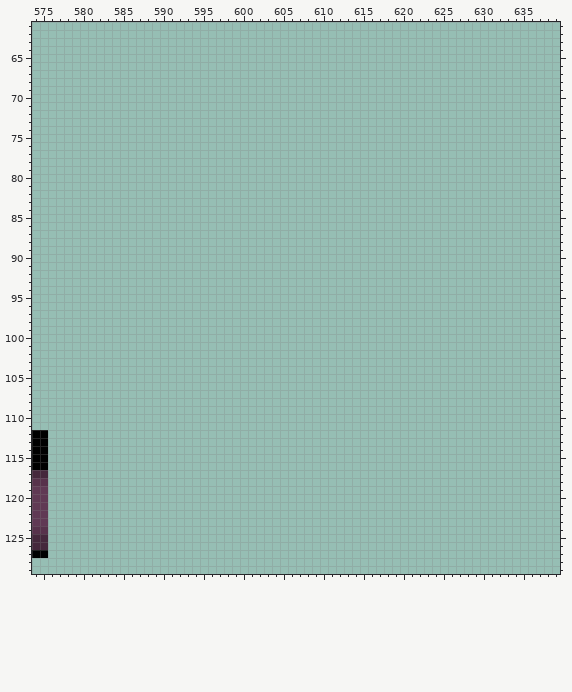
Two states of a pixel-art file, Aseprite/tiles.aseprite. This is how it looked before the edit.
640x640 pixels, 1 frame. Colours within 5 levels of each other are drawn and written as one. Shown: x 574..639, y 61..129. The commit also changed other parts of the picture, which this record leaves out.
After the commit:
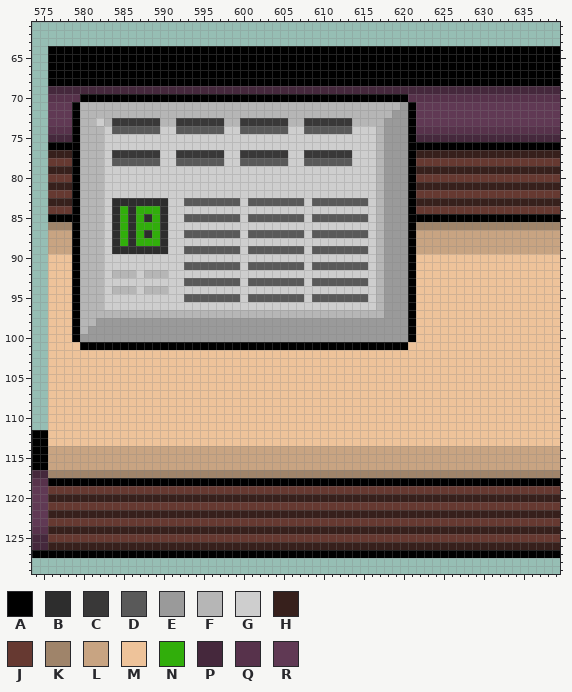
Palette (. is transparent): A #000000  B #2d2d2d  C #393838  D #595959  E #9a9a9a  F #b6b6b6  G #cecece  H #37201c  J #663931  K #9f846a  L #c8a482  M #eec39a  N #31ae0b  P #45283c  Q #57324b  R #603954
From old to new:
Changed rows in their new state; - is an unchanged pixel.
Layer "tiles":
first column x 576:
 64 AAAAAAAAAAAAAAAAAAAAAAAAAAAAAAAAAAAAAAAAAAAAAAAAAAAAAAAAAAAAAAAA
 65 AAAAAAAAAAAAAAAAAAAAAAAAAAAAAAAAAAAAAAAAAAAAAAAAAAAAAAAAAAAAAAAA
 66 AAAAAAAAAAAAAAAAAAAAAAAAAAAAAAAAAAAAAAAAAAAAAAAAAAAAAAAAAAAAAAAA
 67 AAAAAAAAAAAAAAAAAAAAAAAAAAAAAAAAAAAAAAAAAAAAAAAAAAAAAAAAAAAAAAAA
 68 AAAAAAAAAAAAAAAAAAAAAAAAAAAAAAAAAAAAAAAAAAAAAAAAAAAAAAAAAAAAAAAA
 69 PPPPPPPPPPPPPPPPPPPPPPPPPPPPPPPPPPPPPPPPPPPPPPPPPPPPPPPPPPPPPPPP
 70 QQQQAAAAAAAAAAAAAAAAAAAAAAAAAAAAAAAAAAAAAAAAAQQQQQQQQQQQQQQQQQQQ
 71 RRRAFFFFFFFFFFFFFFFFFFFFFFFFFFFFFFFFFFFFFFFFEARRRRRRRRRRRRRRRRRR
 72 RRRAFFFFFFFFFFFFFFFFFFFFFFFFFFFFFFFFFFFFFFFEEARRRRRRRRRRRRRRRRRR
 73 RRRAFFGFCCCCCCFFCCCCCCFFCCCCCCFFCCCCCCFFFFEEEARRRRRRRRRRRRRRRRRR
 74 QQQAFFFGDDDDDDGGDDDDDDGGDDDDDDGGDDDDDDGGGFEEEAQQQQQQQQQQQQQQQQQQ
 75 PPPAFFFGGGGGGGGGGGGGGGGGGGGGGGGGGGGGGGGGGFEEEAPPPPPPPPPPPPPPPPPP
 76 AAAAFFFGGGGGGGGGGGGGGGGGGGGGGGGGGGGGGGGGGFEEEAAAAAAAAAAAAAAAAAAA
 77 HHHAFFFGCCCCCCGGCCCCCCGGCCCCCCGGCCCCCCGGGFEEEAHHHHHHHHHHHHHHHHHH
 78 JJJAFFFGDDDDDDGGDDDDDDGGDDDDDDGGDDDDDDGGGFEEEAJJJJJJJJJJJJJJJJJJ
 79 HHHAFFFGGGGGGGGGGGGGGGGGGGGGGGGGGGGGGGGGGFEEEAHHHHHHHHHHHHHHHHHH
 80 JJJAFFFGGGGGGGGGGGGGGGGGGGGGGGGGGGGGGGGGGFEEEAJJJJJJJJJJJJJJJJJJ
 81 HHHAFFFGGGGGGGGGGGGGGGGGGGGGGGGGGGGGGGGGGFEEEAHHHHHHHHHHHHHHHHHH
 82 JJJAFFFGGGGGGGGGGGGGGGGGGGGGGGGGGGGGGGGGGFEEEAJJJJJJJJJJJJJJJJJJ
 83 HHHAFFFGBBBBBBBGGDDDDDDDGDDDDDDDGDDDDDDDGFEEEAHHHHHHHHHHHHHHHHHH
 84 JJJAFFFGBNBNNNBGGGGGGGGGGGGGGGGGGGGGGGGGGFEEEAJJJJJJJJJJJJJJJJJJ
 85 AAAAFFFGBNBNBNBGGDDDDDDDGDDDDDDDGDDDDDDDGFEEEAAAAAAAAAAAAAAAAAAA
 86 KKKAFFFGBNBNNNBGGGGGGGGGGGGGGGGGGGGGGGGGGFEEEAKKKKKKKKKKKKKKKKKK
 87 LLLAFFFGBNBNBNBGGDDDDDDDGDDDDDDDGDDDDDDDGFEEEALLLLLLLLLLLLLLLLLL
 88 LLLAFFFGBNBNNNBGGGGGGGGGGGGGGGGGGGGGGGGGGFEEEALLLLLLLLLLLLLLLLLL
 89 LLLAFFFGBBBBBBBGGDDDDDDDGDDDDDDDGDDDDDDDGFEEEALLLLLLLLLLLLLLLLLL
 90 MMMAFFFGGGGGGGGGGGGGGGGGGGGGGGGGGGGGGGGGGFEEEAMMMMMMMMMMMMMMMMMM
 91 MMMAFFFGGGGGGGGGGDDDDDDDGDDDDDDDGDDDDDDDGFEEEAMMMMMMMMMMMMMMMMMM
 92 MMMAFFFGFFFGFFFGGGGGGGGGGGGGGGGGGGGGGGGGGFEEEAMMMMMMMMMMMMMMMMMM
 93 MMMAFFFGGGGGGGGGGDDDDDDDGDDDDDDDGDDDDDDDGFEEEAMMMMMMMMMMMMMMMMMM
 94 MMMAFFFGFFFGFFFGGGGGGGGGGGGGGGGGGGGGGGGGGFEEEAMMMMMMMMMMMMMMMMMM
 95 MMMAFFFGGGGGGGGGGDDDDDDDGDDDDDDDGDDDDDDDGFEEEAMMMMMMMMMMMMMMMMMM
 96 MMMAFFFGGGGGGGGGGGGGGGGGGGGGGGGGGGGGGGGGGFEEEAMMMMMMMMMMMMMMMMMM
 97 MMMAFFFFFFFFFFFFFFFFFFFFFFFFFFFFFFFFFFFFFFEEEAMMMMMMMMMMMMMMMMMM
 98 MMMAFFEEEEEEEEEEEEEEEEEEEEEEEEEEEEEEEEEEEEEEEAMMMMMMMMMMMMMMMMMM
 99 MMMAFEEEEEEEEEEEEEEEEEEEEEEEEEEEEEEEEEEEEEEEEAMMMMMMMMMMMMMMMMMM
100 MMMAEEEEEEEEEEEEEEEEEEEEEEEEEEEEEEEEEEEEEEEEEAMMMMMMMMMMMMMMMMMM
101 MMMMAAAAAAAAAAAAAAAAAAAAAAAAAAAAAAAAAAAAAAAAAMMMMMMMMMMMMMMMMMMM
102 MMMMMMMMMMMMMMMMMMMMMMMMMMMMMMMMMMMMMMMMMMMMMMMMMMMMMMMMMMMMMMMM
103 MMMMMMMMMMMMMMMMMMMMMMMMMMMMMMMMMMMMMMMMMMMMMMMMMMMMMMMMMMMMMMMM
104 MMMMMMMMMMMMMMMMMMMMMMMMMMMMMMMMMMMMMMMMMMMMMMMMMMMMMMMMMMMMMMMM
105 MMMMMMMMMMMMMMMMMMMMMMMMMMMMMMMMMMMMMMMMMMMMMMMMMMMMMMMMMMMMMMMM
106 MMMMMMMMMMMMMMMMMMMMMMMMMMMMMMMMMMMMMMMMMMMMMMMMMMMMMMMMMMMMMMMM
107 MMMMMMMMMMMMMMMMMMMMMMMMMMMMMMMMMMMMMMMMMMMMMMMMMMMMMMMMMMMMMMMM
108 MMMMMMMMMMMMMMMMMMMMMMMMMMMMMMMMMMMMMMMMMMMMMMMMMMMMMMMMMMMMMMMM
109 MMMMMMMMMMMMMMMMMMMMMMMMMMMMMMMMMMMMMMMMMMMMMMMMMMMMMMMMMMMMMMMM
110 MMMMMMMMMMMMMMMMMMMMMMMMMMMMMMMMMMMMMMMMMMMMMMMMMMMMMMMMMMMMMMMM
111 MMMMMMMMMMMMMMMMMMMMMMMMMMMMMMMMMMMMMMMMMMMMMMMMMMMMMMMMMMMMMMMM
112 MMMMMMMMMMMMMMMMMMMMMMMMMMMMMMMMMMMMMMMMMMMMMMMMMMMMMMMMMMMMMMMM
113 MMMMMMMMMMMMMMMMMMMMMMMMMMMMMMMMMMMMMMMMMMMMMMMMMMMMMMMMMMMMMMMM
114 LLLLLLLLLLLLLLLLLLLLLLLLLLLLLLLLLLLLLLLLLLLLLLLLLLLLLLLLLLLLLLLL
115 LLLLLLLLLLLLLLLLLLLLLLLLLLLLLLLLLLLLLLLLLLLLLLLLLLLLLLLLLLLLLLLL
116 LLLLLLLLLLLLLLLLLLLLLLLLLLLLLLLLLLLLLLLLLLLLLLLLLLLLLLLLLLLLLLLL
117 KKKKKKKKKKKKKKKKKKKKKKKKKKKKKKKKKKKKKKKKKKKKKKKKKKKKKKKKKKKKKKKK
118 AAAAAAAAAAAAAAAAAAAAAAAAAAAAAAAAAAAAAAAAAAAAAAAAAAAAAAAAAAAAAAAA
119 JJJJJJJJJJJJJJJJJJJJJJJJJJJJJJJJJJJJJJJJJJJJJJJJJJJJJJJJJJJJJJJJ
120 HHHHHHHHHHHHHHHHHHHHHHHHHHHHHHHHHHHHHHHHHHHHHHHHHHHHHHHHHHHHHHHH
121 JJJJJJJJJJJJJJJJJJJJJJJJJJJJJJJJJJJJJJJJJJJJJJJJJJJJJJJJJJJJJJJJ
122 HHHHHHHHHHHHHHHHHHHHHHHHHHHHHHHHHHHHHHHHHHHHHHHHHHHHHHHHHHHHHHHH
123 JJJJJJJJJJJJJJJJJJJJJJJJJJJJJJJJJJJJJJJJJJJJJJJJJJJJJJJJJJJJJJJJ
124 HHHHHHHHHHHHHHHHHHHHHHHHHHHHHHHHHHHHHHHHHHHHHHHHHHHHHHHHHHHHHHHH
125 JJJJJJJJJJJJJJJJJJJJJJJJJJJJJJJJJJJJJJJJJJJJJJJJJJJJJJJJJJJJJJJJ
126 HHHHHHHHHHHHHHHHHHHHHHHHHHHHHHHHHHHHHHHHHHHHHHHHHHHHHHHHHHHHHHHH
127 AAAAAAAAAAAAAAAAAAAAAAAAAAAAAAAAAAAAAAAAAAAAAAAAAAAAAAAAAAAAAAAA
Where, in picture pixels (left, top, right, bottom), the same in both pictures:
added: (48, 46, 560, 558)
